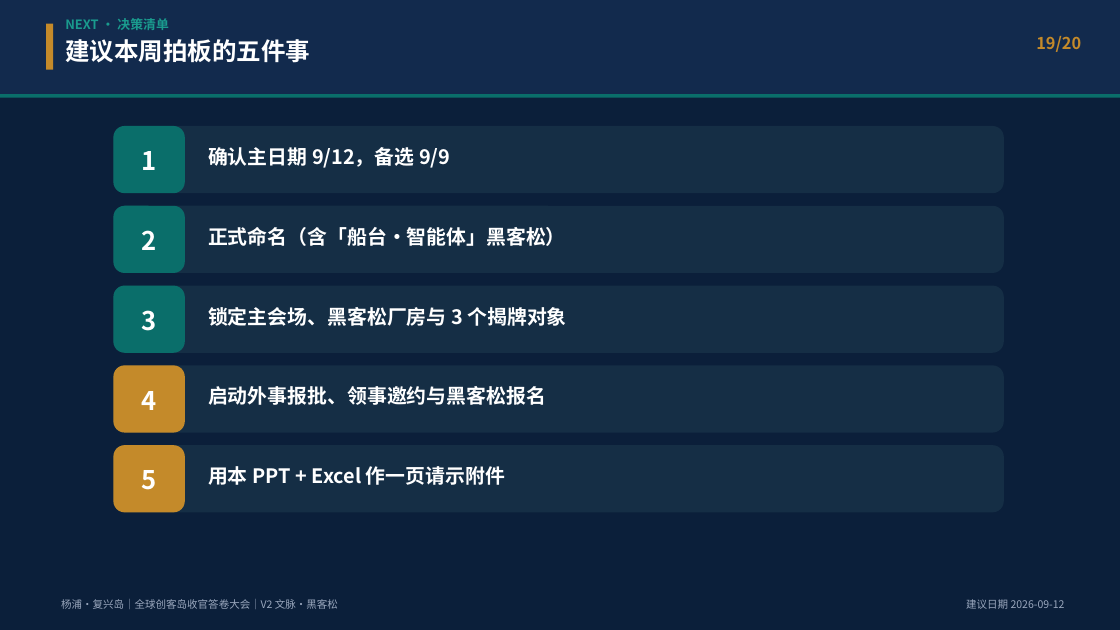
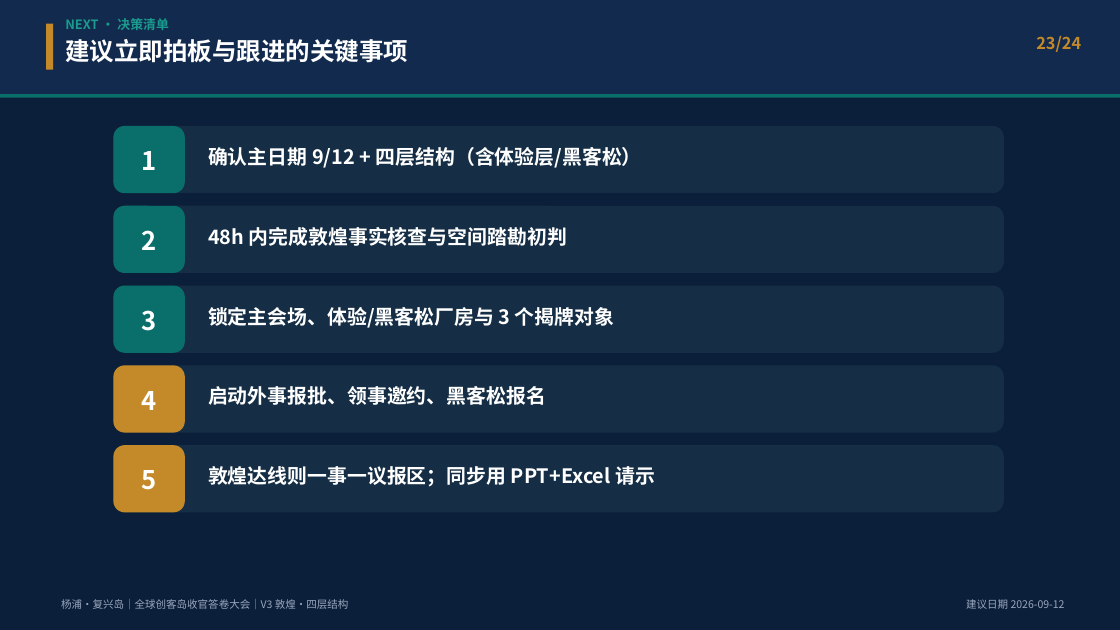
Before and after one commit to hujigang2010-maker/AIDEN, a slide deck: slide 23 of deliverables/复兴岛_全球创客岛_科创出海与具身智能国际大会_策划方案.pptx (slide 19 before the commit). Drawn at 1120x630 pixels with LibreOffice and Linux fonts; fonts in the diff are those of the drawing. Boxes give left, top, right and bottom in pixels: in the first picture for what was removed or moved away, otherwise in the second. Text is boxed around its words. In the diff, an @@ line names an element or a change of style, - is before the commit and + after.

```diff
--- a/deliverables/复兴岛_全球创客岛_科创出海与具身智能国际大会_策划方案.pptx
+++ b/deliverables/复兴岛_全球创客岛_科创出海与具身智能国际大会_策划方案.pptx
@@ text at [65, 39, 408, 63]: text changed @@
-建议本周拍板的五件事
+建议立即拍板与跟进的关键事项
@@ text at [1036, 36, 1081, 52]: text changed @@
-19/20
+23/24
@@ text at [208, 147, 642, 168]: text changed @@
-确认主日期 9/12，备选 9/9
+确认主日期 9/12 + 四层结构（含体验层/黑客松）
@@ text at [208, 227, 567, 246]: text changed @@
-正式命名（含「船台·智能体」黑客松）
+48h 内完成敦煌事实核查与空间踏勘初判
@@ text at [208, 307, 614, 328]: text changed @@
-锁定主会场、黑客松厂房与 3 个揭牌对象
+锁定主会场、体验/黑客松厂房与 3 个揭牌对象
@@ text at [208, 386, 546, 405]: text changed @@
-启动外事报批、领事邀约与黑客松报名
+启动外事报批、领事邀约、黑客松报名
@@ text at [208, 466, 655, 487]: text changed @@
-用本 PPT + Excel 作一页请示附件
+敦煌达线则一事一议报区；同步用 PPT+Excel 请示
@@ text at [61, 599, 349, 609]: text changed @@
-杨浦·复兴岛｜全球创客岛收官答卷大会｜V2 文脉·黑客松
+杨浦·复兴岛｜全球创客岛收官答卷大会｜V3 敦煌·四层结构
```
Also in this commit, not shown: 19 other slides changed, 4 slides added, 5 other files.
